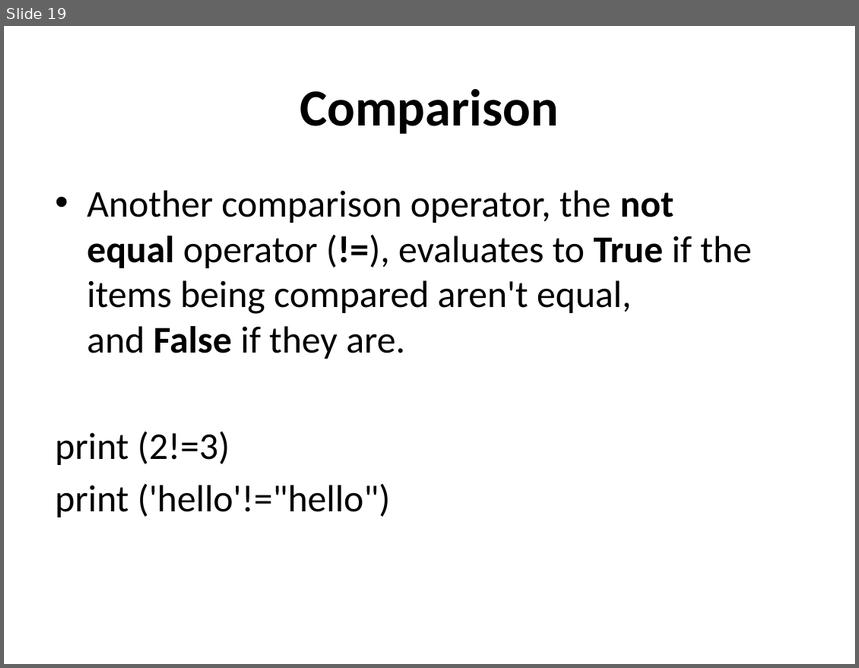
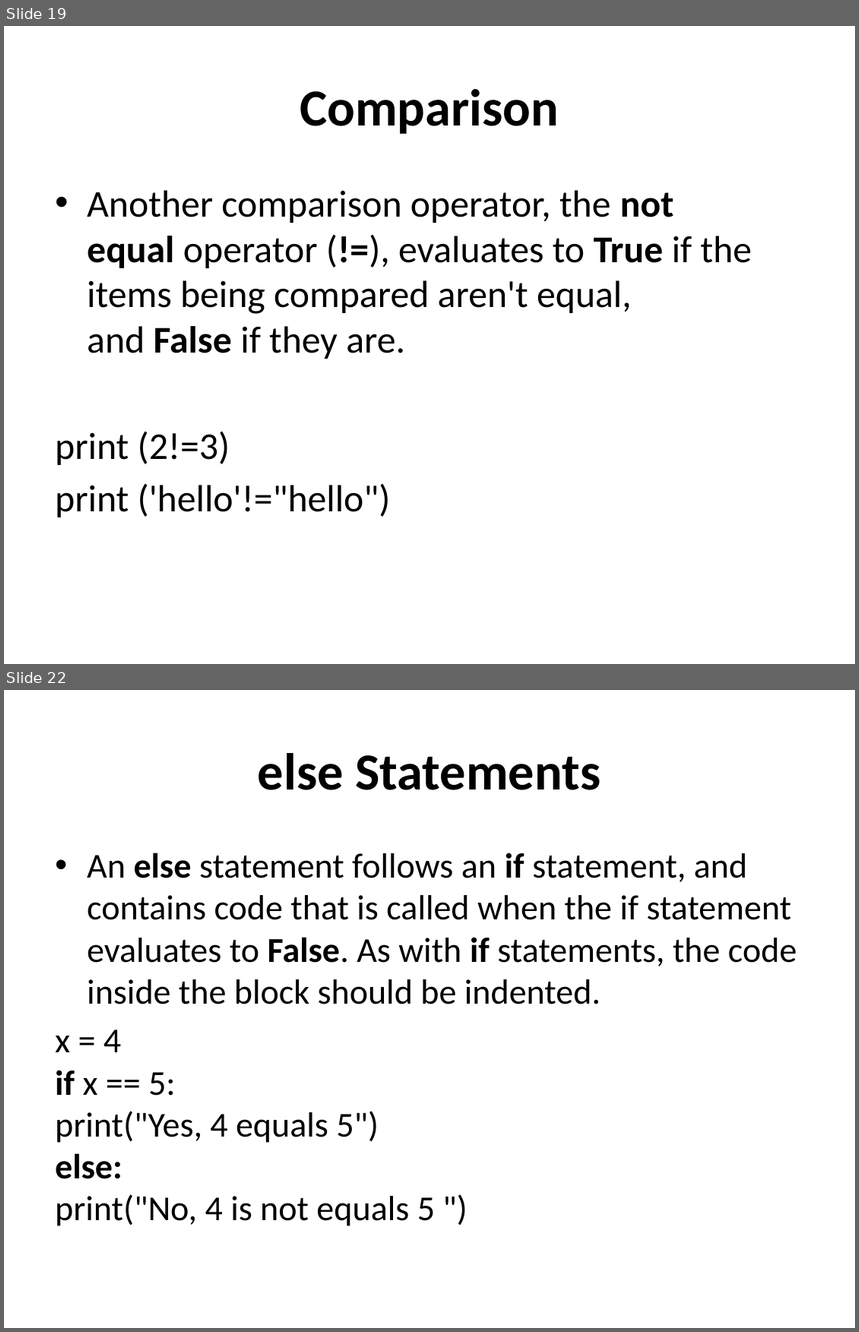
Before and after one commit to sip11/python, a slide deck: What is Python.pptx. Shown one above the other, each under a label of ours: slide 19 before the commit, slides 19 and 22 after it; the slides between them are not shown. The pictures are 859x668 and 859x1332 pixels, drawn with LibreOffice and Linux fonts; fonts in the diff are those of the drawing. Boxes give left, top, right and bottom in pixels: in the first picture for what was removed or moved away, otherwise in the second. Text is boxed around its words. In the diff, an @@ line names an element or a change of style, - is before the commit and + after.

```diff
--- a/What is Python.pptx
+++ b/What is Python.pptx
@@ slide 22 added at (4, 690, 855, 1328), background #FFFFFF @@
@@ title added at (258, 753, 601, 790), 44 pt, text #000000, bold @@
+else Statements
@@ text added at (55, 853, 797, 1227), 29.6 pt, text #000000 @@
+• An else statement follows an if statement, and contains code that is called when the if statement evaluates to False. As with if statements, the code inside the block should be indented.
+x = 4
+if x == 5:
+print("Yes, 4 equals 5")
+else:
+print("No, 4 is not equals 5 ")
```
Also in this commit, not shown: 1 slide changed, 8 other slides added, 1 slide removed.
